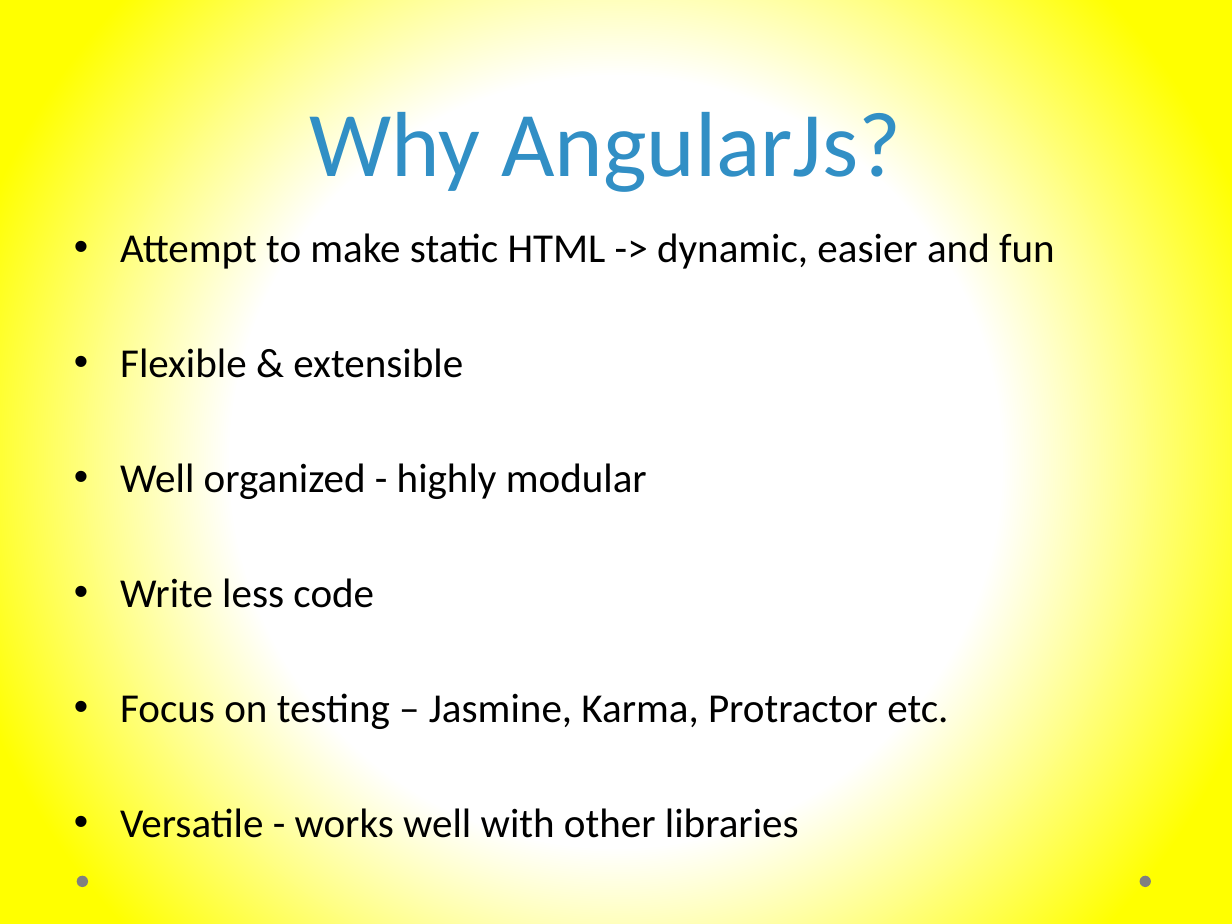
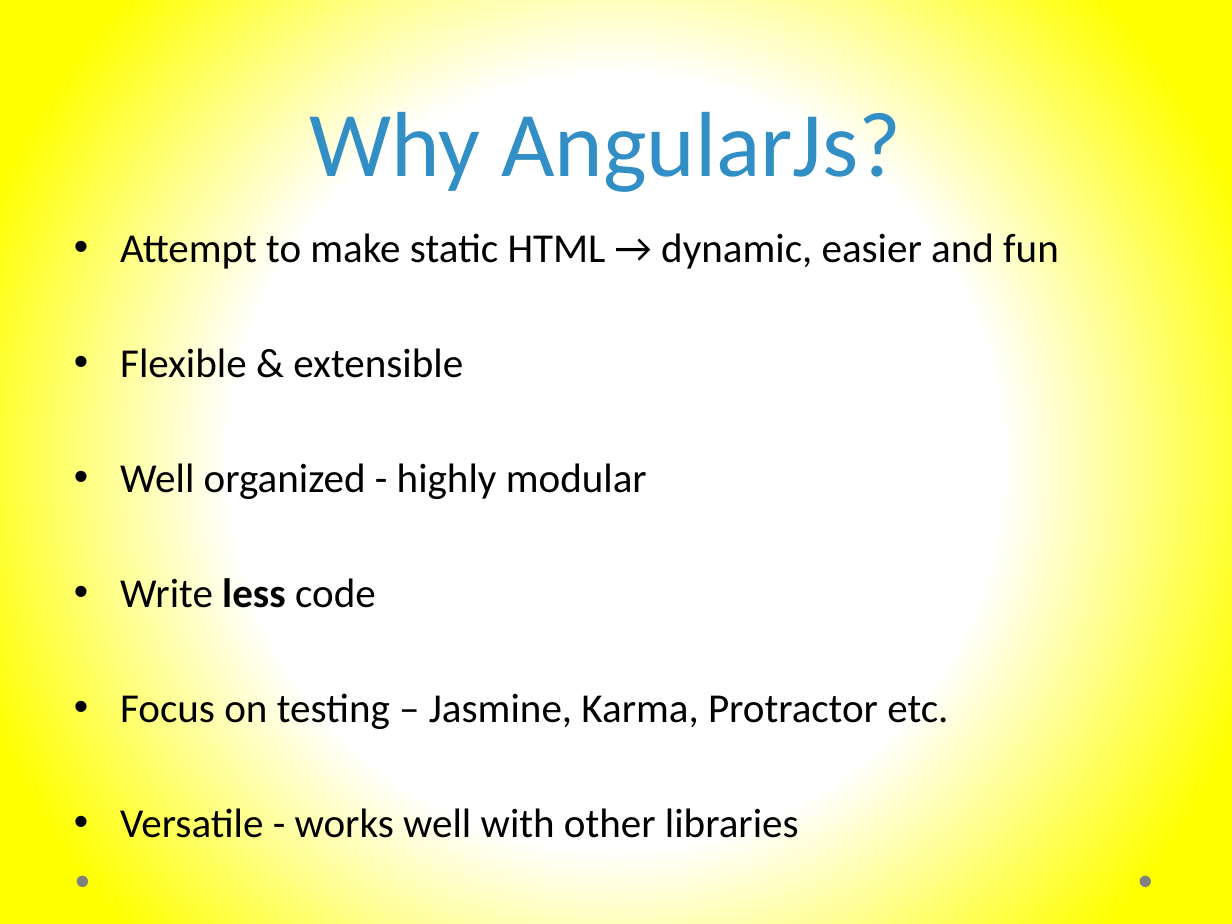
Before and after one commit to murtazahaveliwala/technext-angularjs-demo, a slide deck: slide 4 of Introduction to AngularJs.pptx. Drawn at 1232x924 pixels with LibreOffice and Linux fonts; fonts in the diff are those of the drawing. Boxes give left, top, right and bottom in pixels: in the first picture for what was removed or moved away, otherwise in the second. Text is boxed around its words. In the diff, an @@ line names an element or a change of style, - is before the commit and + after.

```diff
--- a/Introduction to AngularJs.pptx
+++ b/Introduction to AngularJs.pptx
@@ text at (x1=120, y1=229, x2=1059, y2=273): text changed @@
-• Attempt to make static HTML -> dynamic, easier and fun
+• Attempt to make static HTML → dynamic, easier and fun
@@ text at (x1=120, y1=574, x2=376, y2=618): bold on in "less" @@
```
Also in this commit, not shown: 16 other slides changed.
